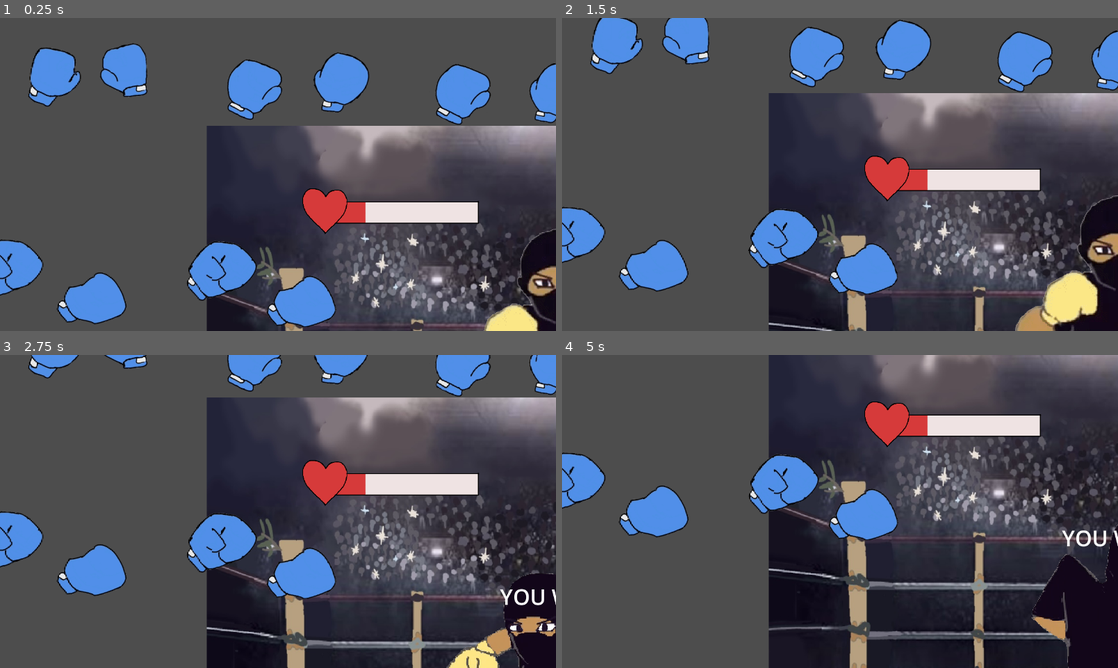
Above: before the commit, frames 1-4 (two rows, left to right).
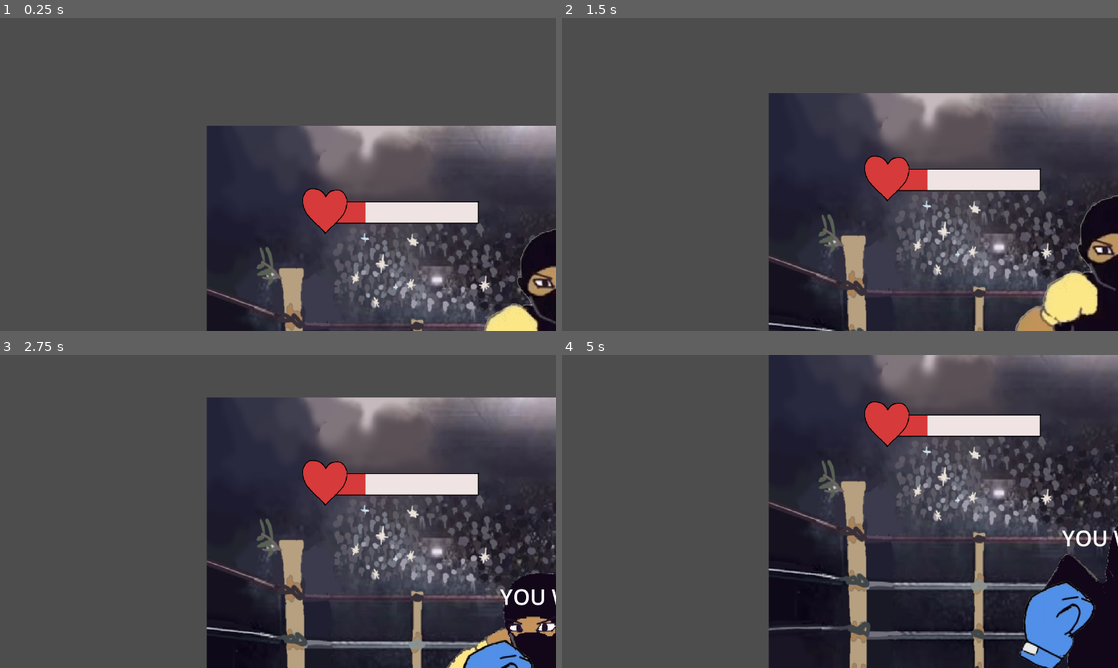
Above: after the commit, the same moments.

Repository: GDAC-at-Davis/GDAC-minigame-framework
Game: Godot game, scene res://minigames/shadowboxing/shadowboxing.tscn
Same seed, same stepped clock (60 frames per second), same inputs: the game is played once before the commit and once after it. This scene is started directly instead of the project's main scene.
Inputs (mouse positions are in pixels of both pictures, inside the frame that each line leads up to):
- Up to frame 1 (0.25 s): no input
- Up to frame 2 (1.5 s): move the mouse to (962, 158) at 0.52 s; hold D (right) 0.53-1.28 s; click (962, 158) at 0.6 s; move the mouse to (728, 190) at 1.27 s; hold S (down) from 1.28 s (still down); click (728, 190) at 1.35 s
- Up to frame 3 (2.75 s): move the mouse to (333, 442) at 2.02 s; release S (down) at 2.03 s; hold D (right) from 2.03 s (still down); click (333, 442) at 2.1 s
- Up to frame 4 (5 s): move the mouse to (812, 574) at 2.77 s; release D (right) at 2.78 s; hold W (up) 2.78-3.53 s; click (812, 574) at 2.85 s; move the mouse to (1006, 558) at 3.52 s; hold A (left) from 3.53 s (still down); click (1006, 558) at 3.6 s; move the mouse to (673, 464) at 4.27 s; click (673, 464) at 4.35 s

The runs differ from the first frame. In frame 1, 13% of the frame differs, in the area x 0-100%, y 8-99%; in frame 2, 13%; in frame 3, 9.8%; in frame 4, 7.8%.
Error in both runs: Invalid assignment of property or key 'max_value' with value of type 'float' on a base object of type 'Nil'. (res://scripts/minigame_manager.gd:156)

Commit message:
implemented left dodge, player bobbing

Diff:
--- /dev/null
+++ b/MinigameFramework/minigames/shadowboxing/player.gd
@@ -0,0 +1,25 @@
+@tool
+extends Area2D
+
+@export var idle_curve_x: Curve
+@export var idle_curve_y: Curve
+@export var bob_speed: int = 10
+
+var time: float = 0
+var dir: int = 1
+
+var bobbing: bool = true
+
+func _process(delta):
+	if bobbing:
+		time += (delta * dir) * 1.2
+
+		$AnimatedSprite2D.position.x = idle_curve_x.sample(time) * bob_speed
+		$AnimatedSprite2D.position.y = idle_curve_y.sample(time) * bob_speed
+
+		if time > 1:
+			dir = -1
+		elif time < 0:
+			dir = 1
+
+		time = clamp(time, 0, 1)
--- /dev/null
+++ b/MinigameFramework/minigames/shadowboxing/player_movement_curve_x.tres
@@ -0,0 +1,5 @@
+[gd_resource type="Curve" format=3 uid="uid://bcbl2kudtf7rw"]
+
+[resource]
+_data = [Vector2(0, 0.0077619553), 0.0, 0.0, 0, 0, Vector2(0.2972973, 0.60252875), 0.0, 0.0, 0, 0, Vector2(0.5027027, 1), 0.0, 0.0, 0, 0, Vector2(0.70000005, 0.6085057), 0.0, 0.0, 0, 0, Vector2(1, 0), 0.0, 0.0, 0, 0]
+point_count = 5
--- /dev/null
+++ b/MinigameFramework/minigames/shadowboxing/player_movement_curve_y.tres
@@ -0,0 +1,5 @@
+[gd_resource type="Curve" format=3 uid="uid://oelm6us1cvax"]
+
+[resource]
+_data = [Vector2(0, 0.7041379), 0.0, 0.0, 0, 0, Vector2(0.0945946, 0.1183908), 0.0, 0.0, 0, 0, Vector2(0.23243244, 0), 0.0, 0.0, 0, 0, Vector2(0.37027025, 0.10942531), 0.0, 0.0, 0, 0, Vector2(0.5027027, 0.6981609), 0.0, 0.0, 0, 0, Vector2(0.60270274, 0.112413764), 0.0, 0.0, 0, 0, Vector2(0.75135136, 0), 0.0, 0.0, 0, 0, Vector2(0.88648653, 0.10942531), 0.0, 0.0, 0, 0, Vector2(1, 0.6951724), 0.0, 0.0, 0, 0]
+point_count = 9
--- a/MinigameFramework/minigames/shadowboxing/shadowboxing.tscn
+++ b/MinigameFramework/minigames/shadowboxing/shadowboxing.tscn
@@ -12,7 +12,10 @@
 [ext_resource type="AudioStream" uid="uid://djmlrarwk33kr" path="res://minigames/shadowboxing/shadowboxing.ogg" id="10_hhov7"]
 [ext_resource type="Shader" uid="uid://jfn4j5f0fx1h" path="res://minigames/shadowboxing/red_effect.gdshader" id="11_e4fpx"]
 [ext_resource type="Script" uid="uid://bti2kg2xrch30" path="res://minigames/shadowboxing/color_rect.gd" id="12_a70mm"]
+[ext_resource type="Script" uid="uid://ds4mfkuxydhip" path="res://minigames/shadowboxing/player.gd" id="13_o3cty"]
 [ext_resource type="Texture2D" uid="uid://cejvue0f7eune" path="res://minigames/shadowboxing/player_dodgeleft.webp" id="13_vfety"]
+[ext_resource type="Curve" uid="uid://bcbl2kudtf7rw" path="res://minigames/shadowboxing/player_movement_curve_x.tres" id="14_fptos"]
+[ext_resource type="Curve" uid="uid://oelm6us1cvax" path="res://minigames/shadowboxing/player_movement_curve_y.tres" id="15_mnu18"]
 
 [sub_resource type="ShaderMaterial" id="ShaderMaterial_a70mm"]
 shader = ExtResource("11_e4fpx")
@@ -46,16 +49,71 @@
 [sub_resource type="RectangleShape2D" id="RectangleShape2D_e4fpx"]
 size = Vector2(133, 59)
 
+[sub_resource type="AtlasTexture" id="AtlasTexture_vfety"]
+atlas = ExtResource("13_vfety")
+region = Rect2(0, 0, 496, 371)
+
+[sub_resource type="AtlasTexture" id="AtlasTexture_o3cty"]
+atlas = ExtResource("13_vfety")
+region = Rect2(496, 0, 496, 371)
+
+[sub_resource type="AtlasTexture" id="AtlasTexture_kk5do"]
+atlas = ExtResource("13_vfety")
+region = Rect2(992, 0, 496, 371)
+
+[sub_resource type="AtlasTexture" id="AtlasTexture_fptos"]
+atlas = ExtResource("13_vfety")
+region = Rect2(1488, 0, 496, 371)
+
+[sub_resource type="AtlasTexture" id="AtlasTexture_mnu18"]
+atlas = ExtResource("13_vfety")
+region = Rect2(1984, 0, 496, 371)
+
+[sub_resource type="AtlasTexture" id="AtlasTexture_lpuxt"]
+atlas = ExtResource("13_vfety")
+region = Rect2(0, 371, 496, 371)
+
+[sub_resource type="AtlasTexture" id="AtlasTexture_3dcpd"]
+atlas = ExtResource("13_vfety")
+region = Rect2(496, 371, 496, 371)
+
+[sub_resource type="AtlasTexture" id="AtlasTexture_5uqqh"]
+atlas = ExtResource("13_vfety")
+region = Rect2(992, 371, 496, 371)
+
 [sub_resource type="SpriteFrames" id="SpriteFrames_o3cty"]
 animations = [{
 "frames": [{
 "duration": 1.0,
-"texture": ExtResource("13_vfety")
+"texture": SubResource("AtlasTexture_vfety")
+}, {
+"duration": 1.0,
+"texture": SubResource("AtlasTexture_o3cty")
+}, {
+"duration": 1.0,
+"texture": SubResource("AtlasTexture_kk5do")
+}, {
+"duration": 1.0,
+"texture": SubResource("AtlasTexture_fptos")
+}, {
+"duration": 1.0,
+"texture": SubResource("AtlasTexture_mnu18")
+}, {
+"duration": 1.0,
+"texture": SubResource("AtlasTexture_lpuxt")
+}, {
+"duration": 1.0,
+"texture": SubResource("AtlasTexture_3dcpd")
+}, {
+"duration": 1.0,
+"texture": SubResource("AtlasTexture_5uqqh")
 }],
-"loop": true,
+"loop": false,
 "name": &"left_dodge",
-"speed": 5.0
+"speed": 12.0
 }]
+
+[sub_resource type="CapsuleShape2D" id="CapsuleShape2D_vfety"]
 
 [node name="Shadowboxing" type="Node"]
 script = ExtResource("1_npb7n")
@@ -134,9 +192,17 @@
 [node name="Camera2D" type="Camera2D" parent="."]
 
 [node name="Player" type="Area2D" parent="."]
+position = Vector2(500, 610)
+scale = Vector2(1.5, 1.5)
+script = ExtResource("13_o3cty")
+idle_curve_x = ExtResource("14_fptos")
+idle_curve_y = ExtResource("15_mnu18")
 
 [node name="AnimatedSprite2D" type="AnimatedSprite2D" parent="Player"]
 sprite_frames = SubResource("SpriteFrames_o3cty")
 animation = &"left_dodge"
 
+[node name="CollisionShape2D" type="CollisionShape2D" parent="Player"]
+shape = SubResource("CapsuleShape2D_vfety")
+
 [connection signal="timeout" from="Timer" to="." method="_on_timer_timeout"]
--- a/MinigameFramework/minigames/shadowboxing/shadowboxing_minigame.gd
+++ b/MinigameFramework/minigames/shadowboxing/shadowboxing_minigame.gd
@@ -22,6 +22,7 @@
 # 0: up, 1: right, 2: down, 3: left (think of compass, never eat soggy waffles!)
 @onready var boxer_sprite = $Boxer/AnimatedSprite2D
 @onready var healthbar_sprite = $HealthBar/AnimatedSprite2D
+@onready var player_sprite = $Player/AnimatedSprite2D
 @onready var particles: GPUParticles2D = $BalloonParticles
 @onready var red_flash  = $ColorRect
 
@@ -35,6 +36,7 @@
 
 	await get_tree().create_timer(delay).timeout
 	get_node("Boxer").bobbing = false
+	get_node("Player").bobbing = false
 
 	#await get_tree().create_timer(delay).timeout
 	# Spawn the arrow
@@ -120,6 +122,8 @@
 			else:
 				got_hit()
 		if Input.is_action_pressed(&"left"):
+			player_sprite.pause()
+			player_sprite.play("left_dodge")
 			remove_arrow(arrows)
 			if (direction != 3):
 				win()
Not shown, added: MinigameFramework/minigames/shadowboxing/player.gd.uid
Not shown: 1 places in MinigameFramework/minigames/shadowboxing/shadowboxing.tscn that only renumber resources
